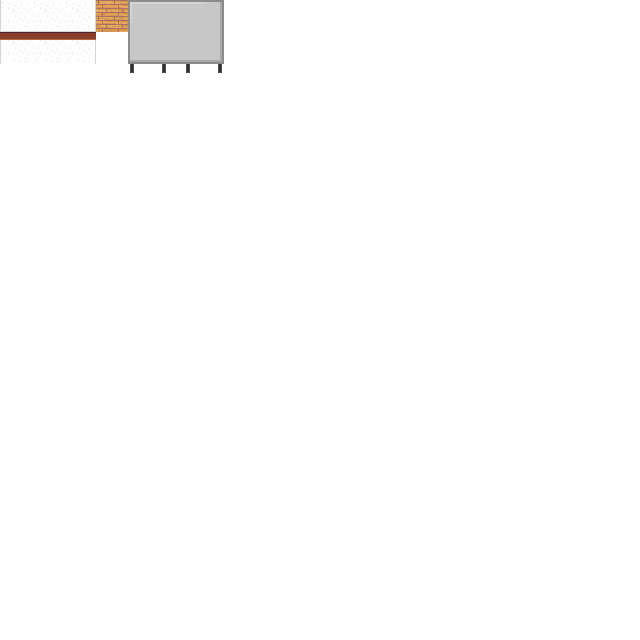
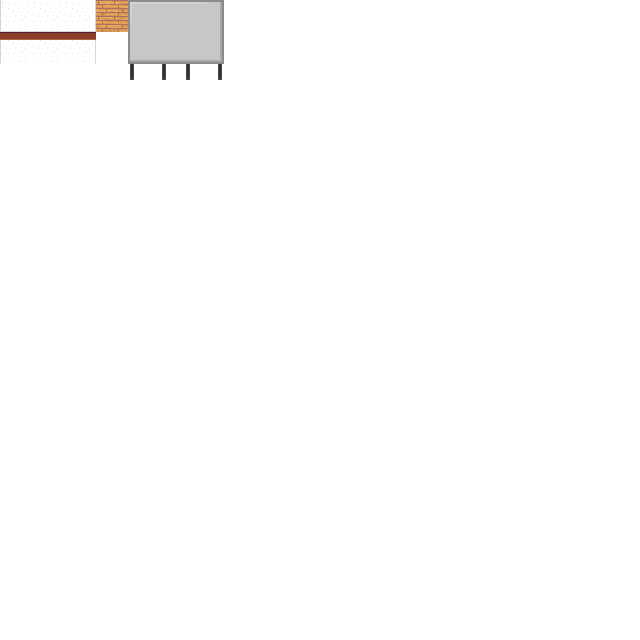
Revision of a layered 640x640 image; what changed, layer by layer:
painted on "Ebene" over [130, 72, 222, 80]
